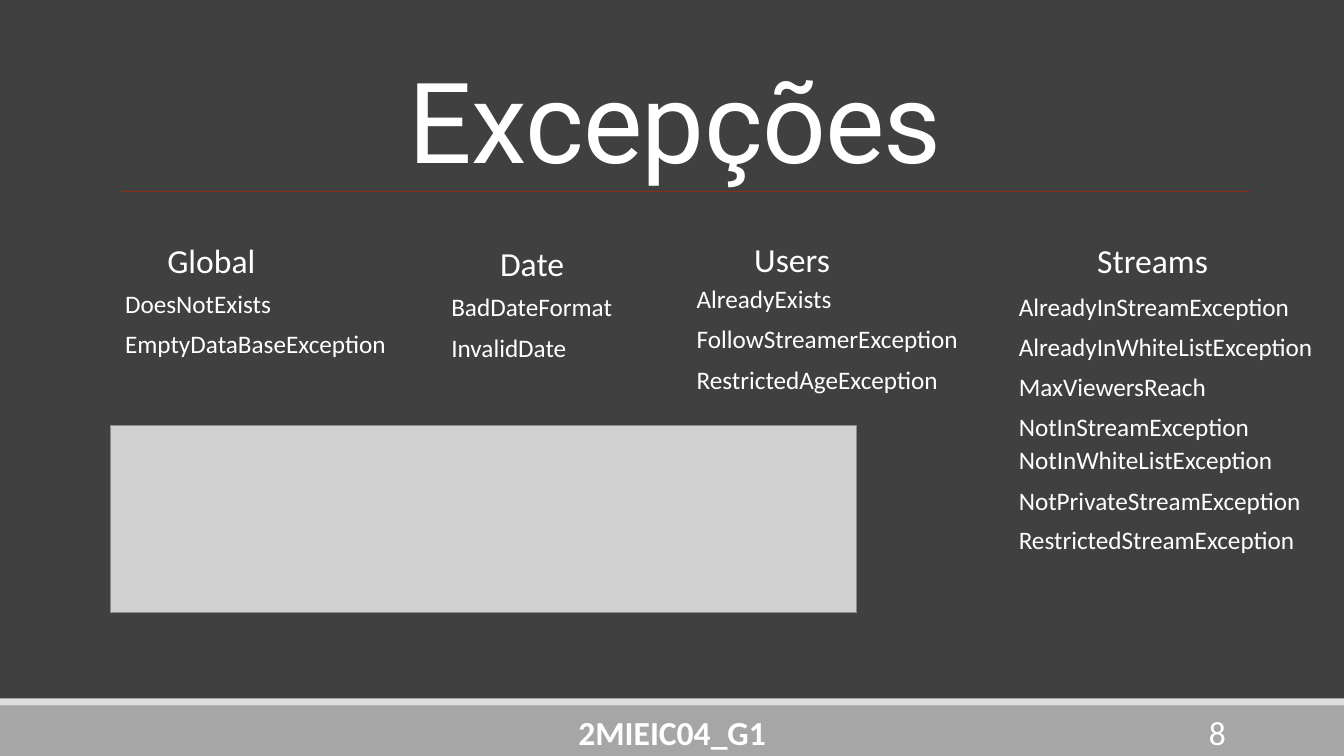
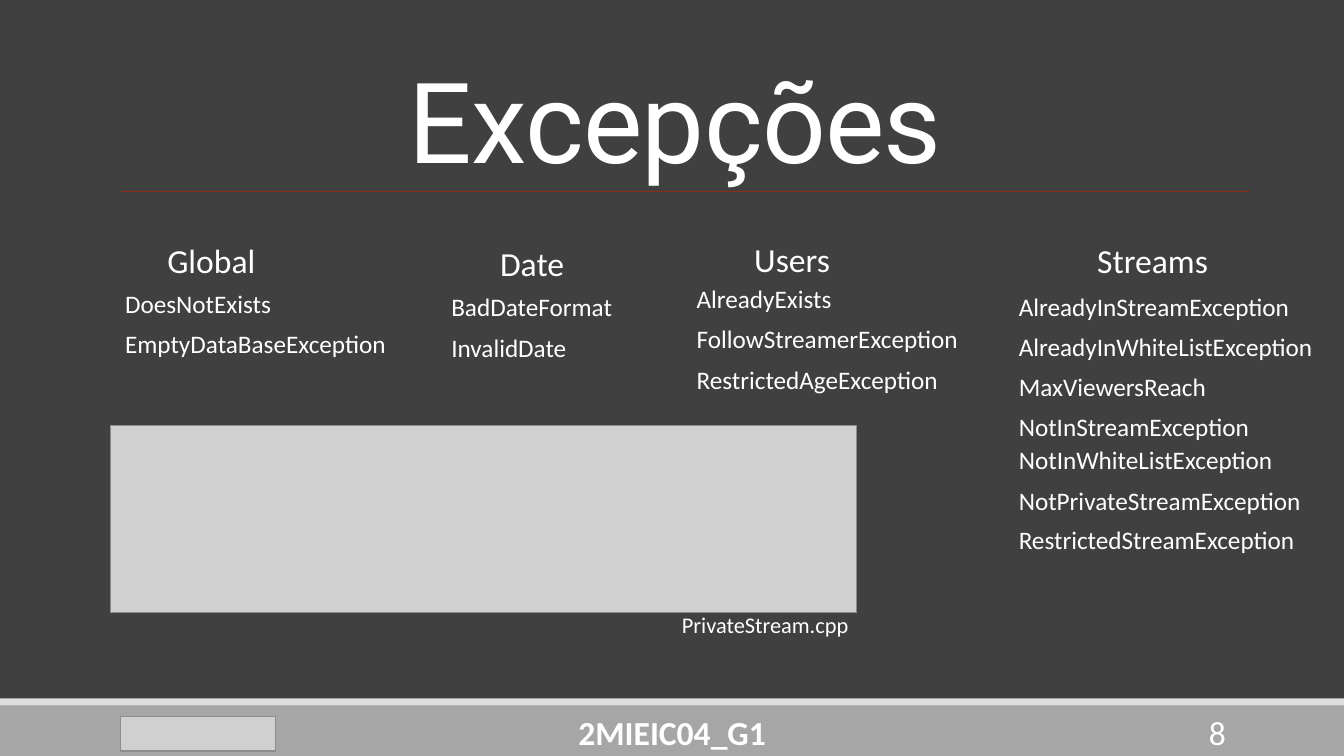
Before and after one commit to DoStini/FEUP-AEDA-proj, a slide deck: slide 8 of StreamZ_Apresentation4.pptx. Drawn at 1344x756 pixels with LibreOffice and Linux fonts; fonts in the diff are those of the drawing; grey boxes stand for pictures. Boxes give left, top, right and bottom in pixels: in the first picture for what was removed or moved away, otherwise in the second. Text is boxed around its words. In the diff, an @@ line names an element or a change of style, - is before the commit and + after.

```diff
--- a/StreamZ_Apresentation4.pptx
+++ b/StreamZ_Apresentation4.pptx
@@ text added at (x1=682, y1=617, x2=848, y2=637), 16 pt, text #FFFFFF @@
+PrivateStream.cpp
@@ picture added at (x1=121, y1=717, x2=276, y2=751) @@
```
Also in this commit, not shown: 12 other slides changed.
